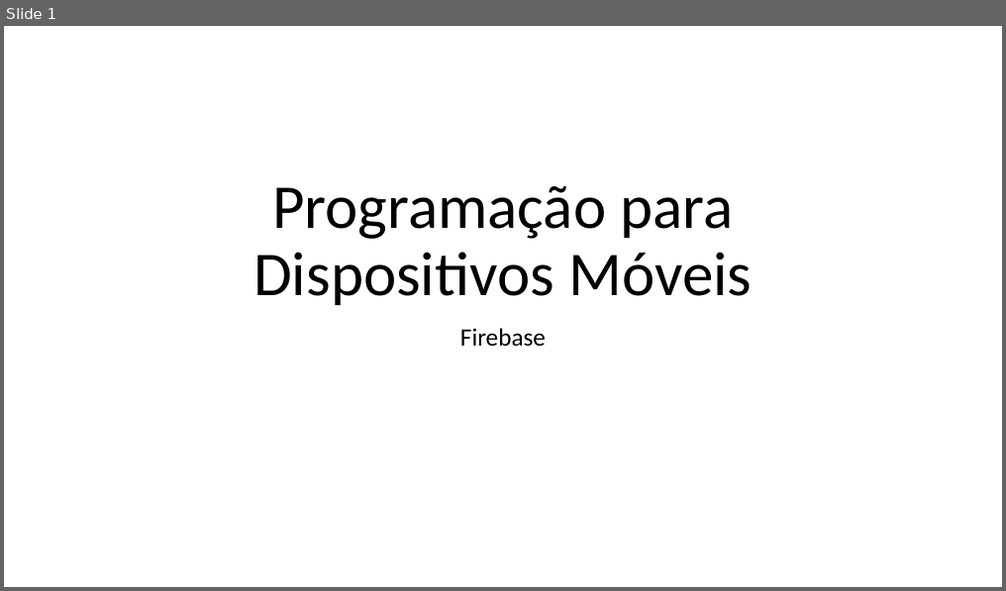
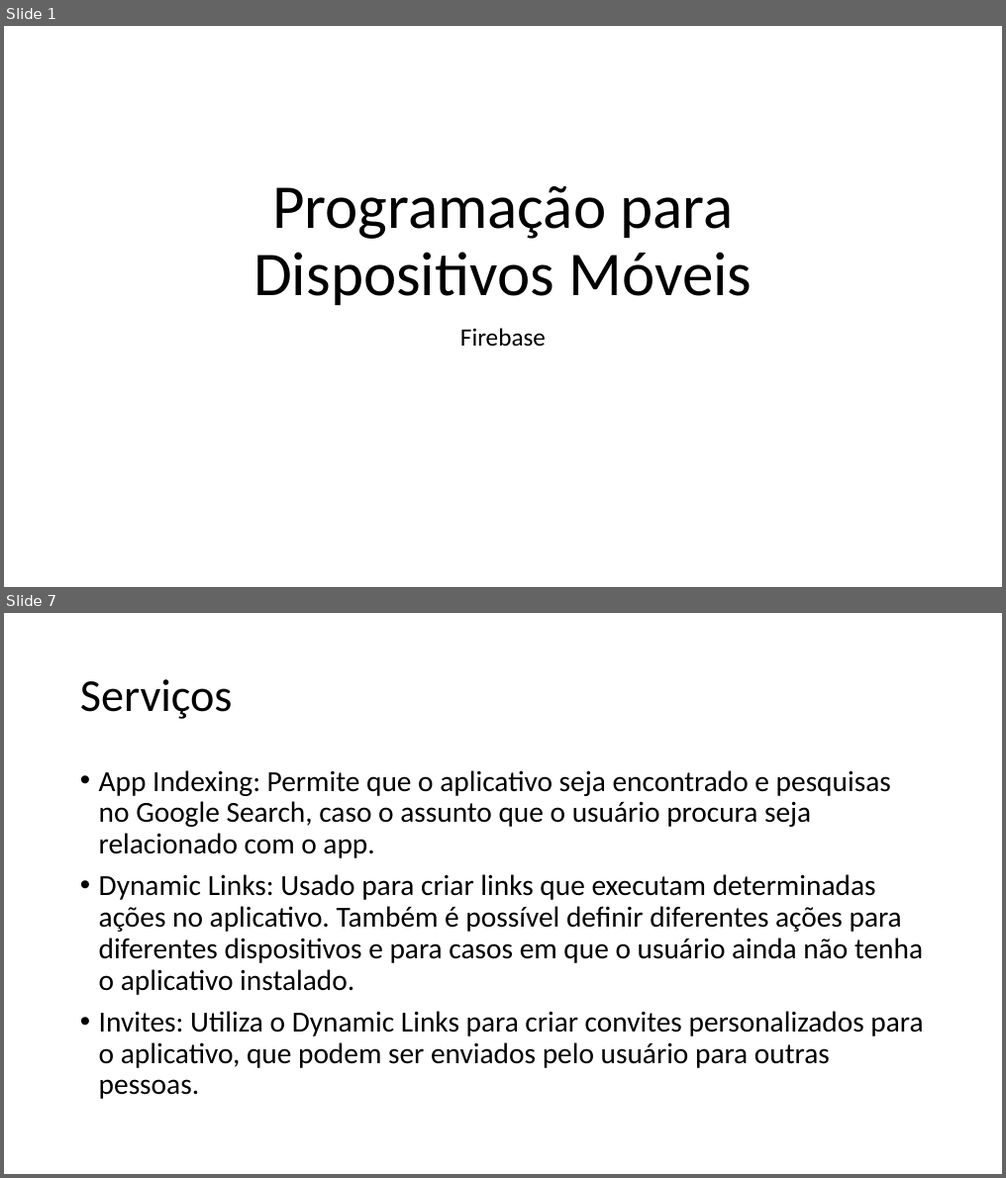
Before and after one commit to impagno/dmcamoes, a slide deck: Apresentações/Firebase.pptx. Shown one above the other, each under a label of ours: slide 1 before the commit, slides 1 and 7 after it; the slides between them are not shown. The pictures are 1006x591 and 1006x1178 pixels, drawn with LibreOffice and Linux fonts; fonts in the diff are those of the drawing. Boxes give left, top, right and bottom in pixels: in the first picture for what was removed or moved away, otherwise in the second. Text is boxed around its words. In the diff, an @@ line names an element or a change of style, - is before the commit and + after.

```diff
--- a/Apresentações/Firebase.pptx
+++ b/Apresentações/Firebase.pptx
@@ slide 7 added at (x1=4, y1=613, x2=1002, y2=1174), background #FFFFFF @@
@@ title added at (x1=80, y1=679, x2=233, y2=719), 44 pt, text #000000 @@
+Serviços
@@ text added at (x1=99, y1=770, x2=923, y2=1099), 28 pt, text #000000 @@
+• App Indexing: Permite que o aplicativo seja encontrado e pesquisas no Google Search, caso o assunto que o usuário procura seja relacionado com o app.
+• Dynamic Links: Usado para criar links que executam determinadas ações no aplicativo. Também é possível definir diferentes ações para diferentes dispositivos e para casos em que o usuário ainda não tenha o aplicativo instalado.
+• Invites: Utiliza o Dynamic Links para criar convites personalizados para o aplicativo, que podem ser enviados pelo usuário para outras pessoas.
```
Also in this commit, not shown: 1 slide changed, 5 other slides added.
